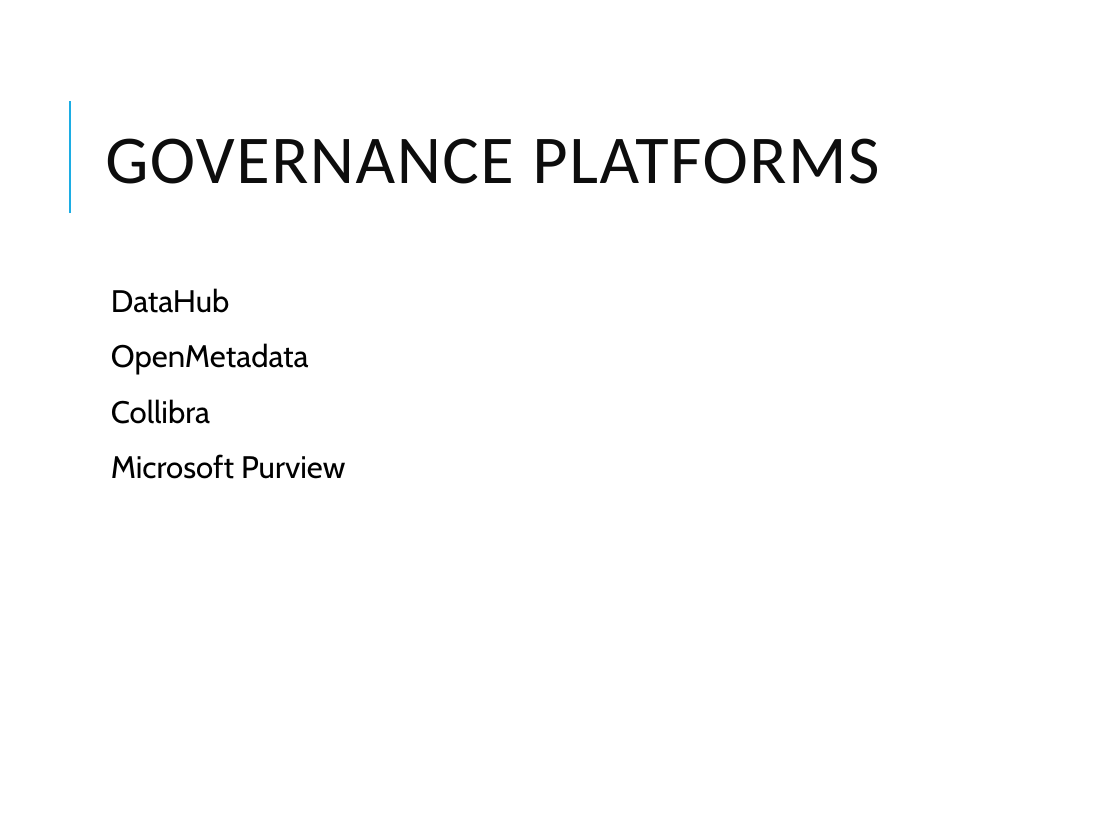
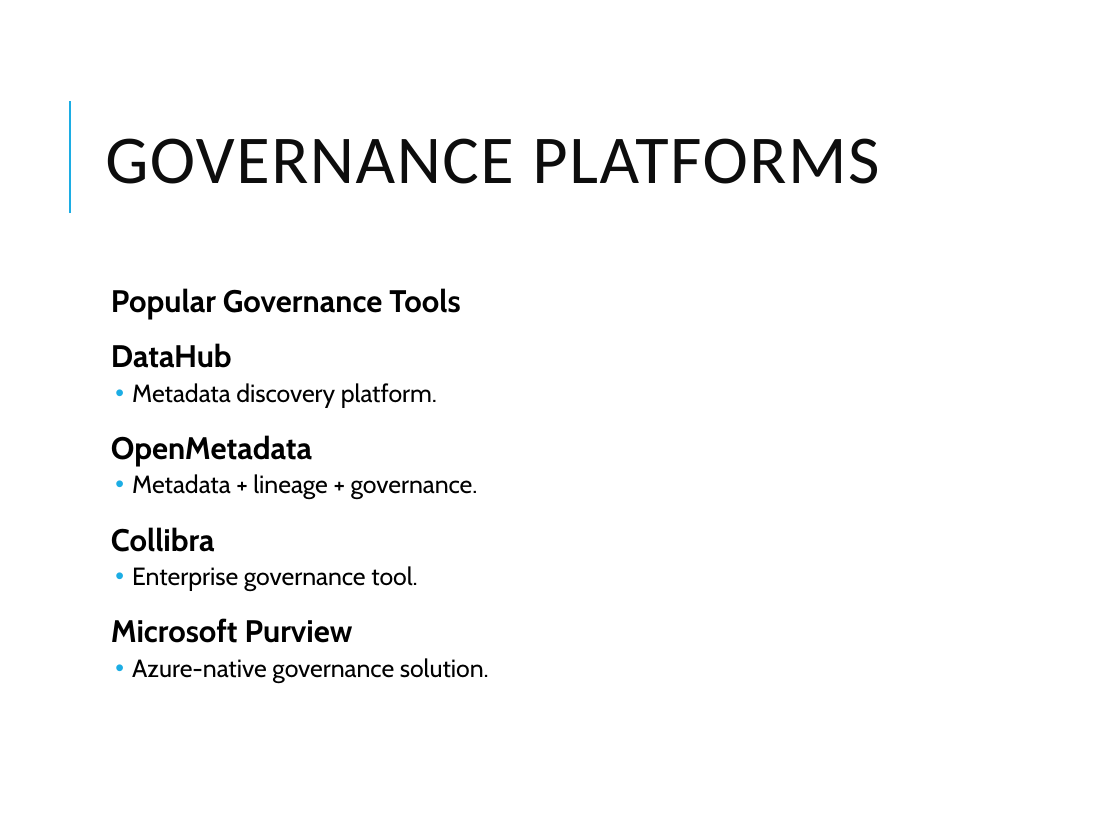
Before and after one commit to vikash-verma-profile/SIG-GENAI-May-2026, a slide deck: slide 43 of Week-3/Day-3/AI_Governance_Lineage_Metadata_Automation.pptx (slide 23 before the commit). Drawn at 1120x840 pixels with LibreOffice and Linux fonts; fonts in the diff are those of the drawing. Boxes give left, top, right and bottom in pixels: in the first picture for what was removed or moved away, otherwise in the second. Text is boxed around its words. In the diff, an @@ line names an element or a change of style, - is before the commit and + after.

```diff
--- a/Week-3/Day-3/AI_Governance_Lineage_Metadata_Automation.pptx
+++ b/Week-3/Day-3/AI_Governance_Lineage_Metadata_Automation.pptx
@@ text at bbox=[111, 288, 460, 319]: paragraph added @@
+  Popular Governance Tools
@@ text at bbox=[111, 343, 353, 643]: bold on in "DataHub", "OpenMetadata", "Collibra", "Microsoft Purview" @@
@@ text at bbox=[132, 383, 437, 407]: paragraph added @@
+  • Metadata discovery platform.
@@ text at bbox=[132, 474, 478, 499]: paragraph added @@
+  • Metadata + lineage + governance.
@@ text at bbox=[132, 566, 417, 590]: paragraph added @@
+  • Enterprise governance tool.
@@ text at bbox=[132, 658, 489, 682]: paragraph added @@
+  • Azure-native governance solution.
```
Also in this commit, not shown: 19 other slides changed, 22 slides added, 1 other file.
